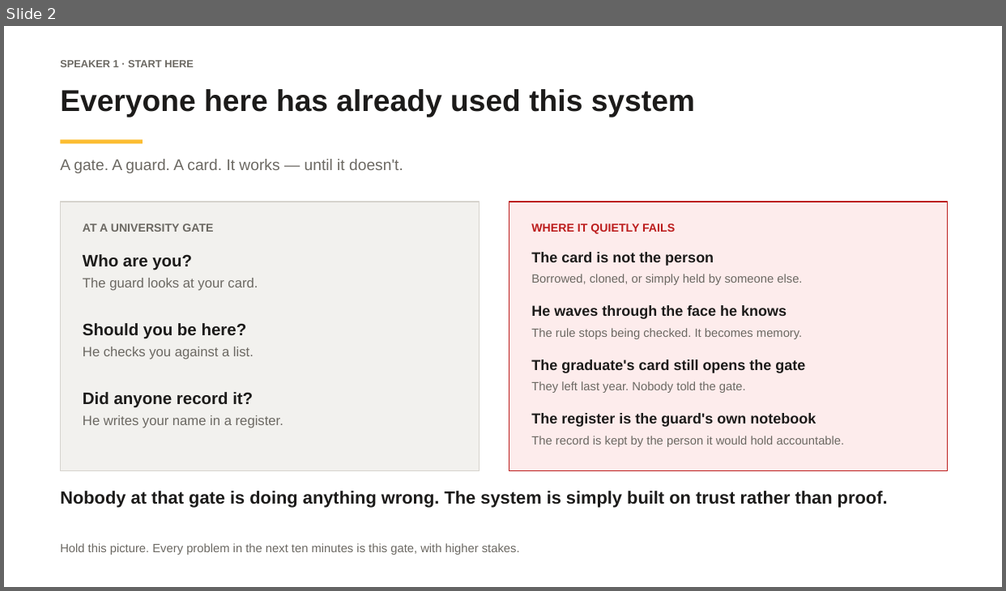
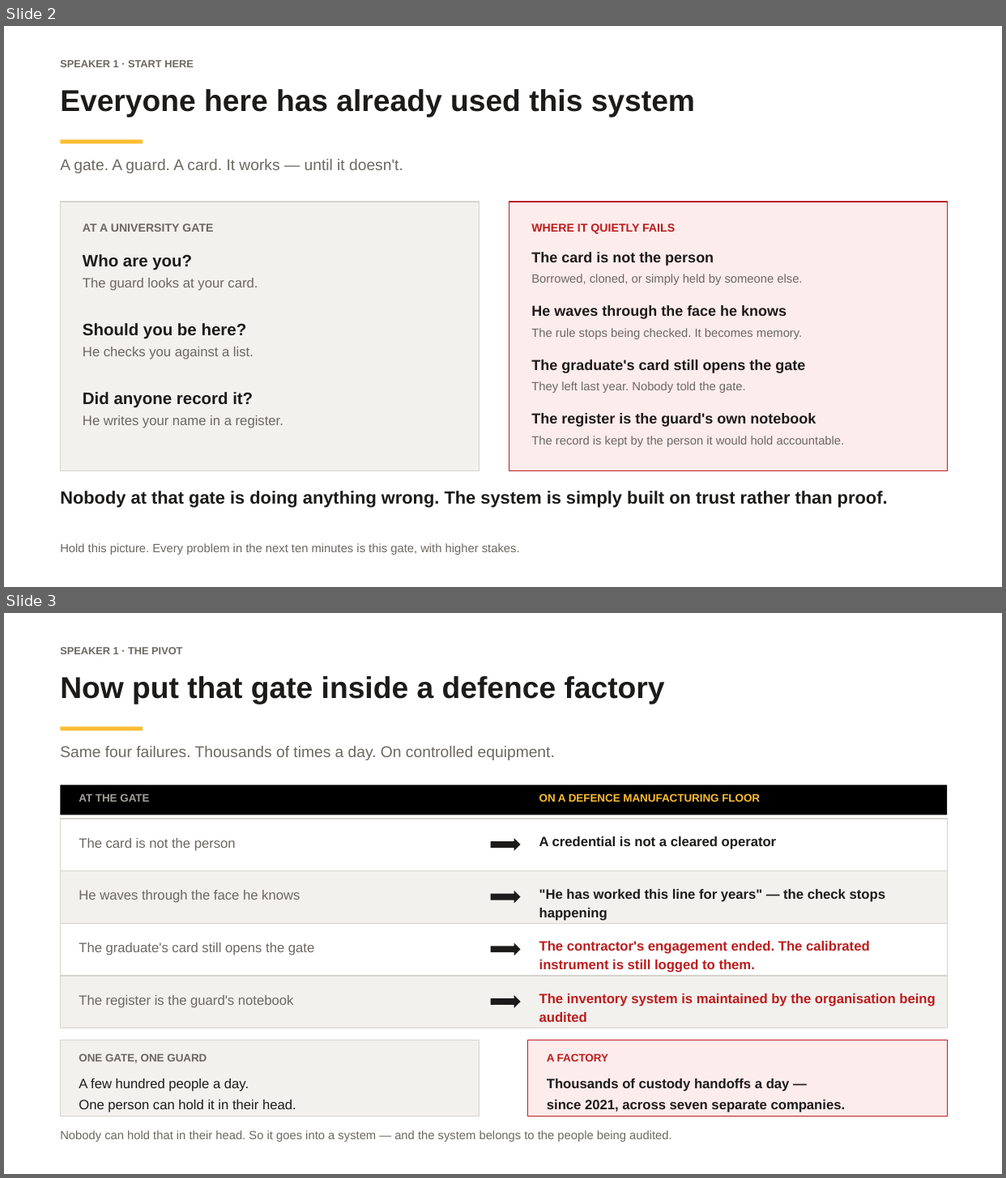
Before and after one commit to tohraan/chainid-vault, a slide deck: docs/ChainIDVault_Pitch_Deck.pptx. Shown one above the other, each under a label of ours: slide 2 before the commit, slides 2 and 3 after it. The pictures are 1006x591 and 1006x1178 pixels, drawn with LibreOffice and Linux fonts; fonts in the diff are those of the drawing. Boxes give left, top, right and bottom in pixels: in the first picture for what was removed or moved away, otherwise in the second. Text is boxed around its words. In the diff, an @@ line names an element or a change of style, - is before the commit and + after.

```diff
--- a/docs/ChainIDVault_Pitch_Deck.pptx
+++ b/docs/ChainIDVault_Pitch_Deck.pptx
@@ slide 3 added at (4,613,1002,1174), background #FFFFFF @@
@@ text added at (60,647,182,654), 10 pt, text #6B6862, bold @@
+SPEAKER 1 · THE PIVOT
@@ text added at (60,676,665,705), 29 pt, text #1C1B1A, bold @@
+Now put that gate inside a defence factory
@@ rectangle added at (60,726,143,731), fill #FCBD31 @@
@@ text added at (60,746,555,760), 15 pt, text #6B6862 @@
+Same four failures. Thousands of times a day. On controlled equipment.
@@ rectangle added at (60,786,948,815), fill #000000 @@
@@ text added at (79,794,149,802), 10.5 pt, text #A3A099, bold @@
+AT THE GATE
@@ text added at (539,794,760,802), 10.5 pt, text #FCBD31, bold @@
+ON A DEFENCE MANUFACTURING FLOOR
@@ rectangle added at (60,819,948,871), fill #FFFFFF, outline #D6D3CD 1 pt @@
@@ text added at (79,838,236,851), 13 pt, text #6B6862 @@
+The card is not the person
@@ right arrow added at (491,838,521,851), fill #1C1B1A @@
@@ text added at (539,837,777,850), 13 pt, text #1C1B1A, bold @@
+A credential is not a cleared operator
@@ rectangle added at (60,871,948,924), fill #F2F1EE, outline #D6D3CD 1 pt @@
@@ text added at (79,890,300,903), 13 pt, text #6B6862 @@
+He waves through the face he knows
@@ right arrow added at (491,891,521,904), fill #1C1B1A @@
@@ text added at (539,889,885,921), 13 pt, text #1C1B1A, bold @@
+"He has worked this line for years" — the check stops happening
@@ rectangle added at (60,924,948,976), fill #FFFFFF, outline #D6D3CD 1 pt @@
@@ text added at (79,943,314,956), 13 pt, text #6B6862 @@
+The graduate's card still opens the gate
@@ right arrow added at (491,943,521,956), fill #1C1B1A @@
@@ text added at (539,941,870,973), 13 pt, text #BC1C1C, bold @@
+The contractor's engagement ended. The calibrated instrument is still logged to them.
@@ rectangle added at (60,976,948,1029), fill #F2F1EE, outline #D6D3CD 1 pt @@
@@ text added at (79,995,294,1008), 13 pt, text #6B6862 @@
+The register is the guard's notebook
@@ right arrow added at (491,995,521,1008), fill #1C1B1A @@
@@ text added at (539,994,935,1022), 13 pt, text #BC1C1C, bold @@
+The inventory system is maintained by the organisation being audited
@@ rectangle added at (60,1041,479,1117), fill #F2F1EE, outline #D6D3CD 1 pt @@
@@ rectangle added at (528,1041,948,1117), fill #FDECEC, outline #BC1C1C 1 pt @@
@@ text added at (79,1054,206,1063), 10.5 pt, text #6B6862, bold @@
+ONE GATE, ONE GUARD
@@ text added at (547,1054,608,1062), 10.5 pt, text #BC1C1C, bold @@
+A FACTORY
@@ text added at (79,1079,296,1113), 13 pt, text #1C1B1A @@
+A few hundred people a day.
+One person can hold it in their head.
@@ text added at (547,1079,846,1113), 13 pt, text #1C1B1A, bold @@
+Thousands of custody handoffs a day —
+since 2021, across seven separate companies.
@@ text added at (60,1131,672,1142), 11.5 pt, text #6B6862 @@
+Nobody can hold that in their head. So it goes into a system — and the system belongs to the people being audited.
```
Also in this commit, not shown: 1 slide changed, 2 slides removed, 1 other file.
